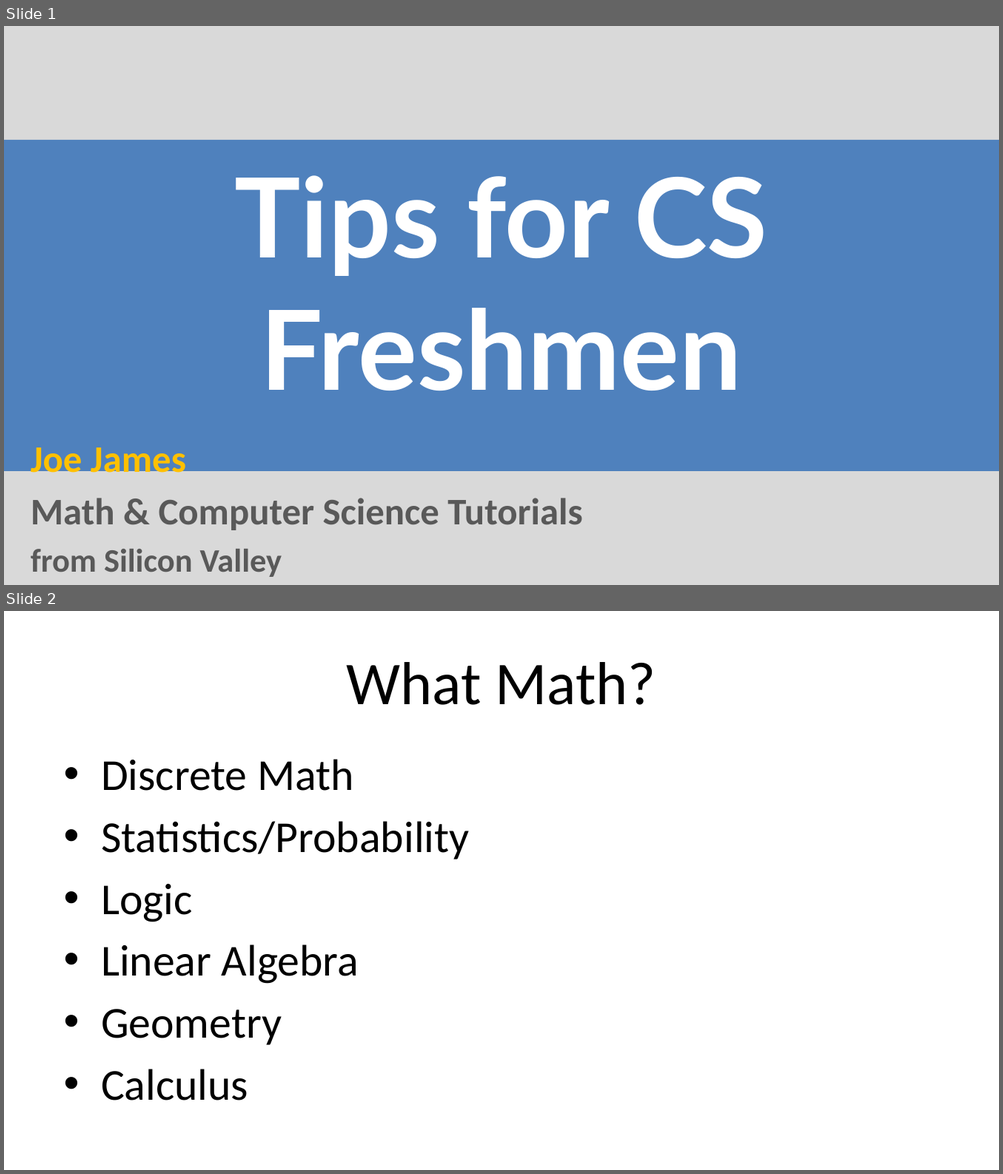
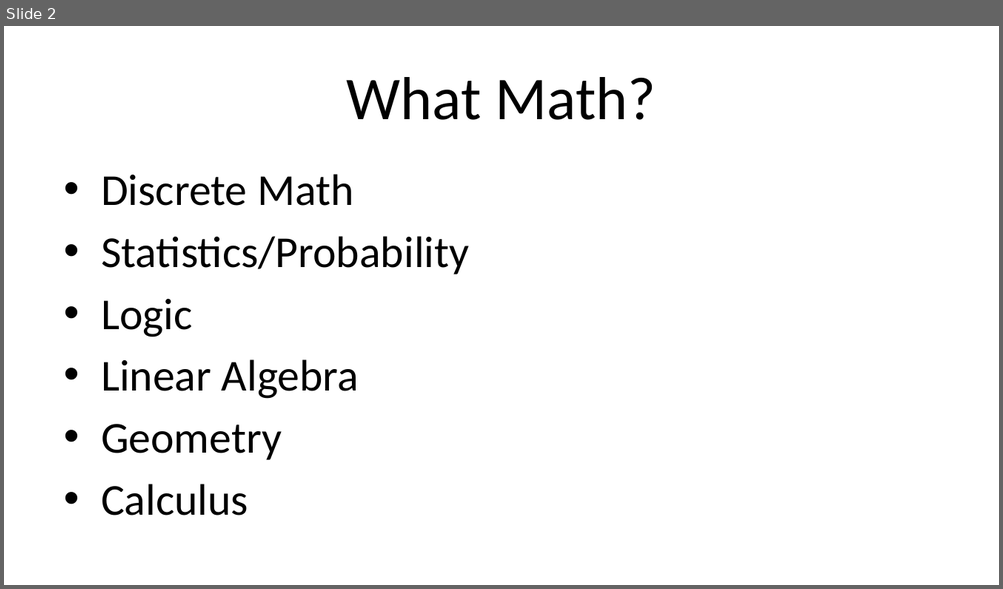
Before and after one commit to joeyajames/UsefulUtensils, a slide deck: Tips for CS Freshmen.pptx. Shown one above the other, each under a label of ours: slides 1 and 2 before the commit, slide 2 after it. The pictures are 1003x1174 and 1003x589 pixels, drawn with LibreOffice and Linux fonts; fonts in the diff are those of the drawing. Boxes give left, top, right and bottom in pixels: in the first picture for what was removed or moved away, otherwise in the second. Text is boxed around its words. In the diff, an @@ line names an element or a change of style, - is before the commit and + after.

Commit message:
Added bunch of ppt files
Startup funding, Sin/Cos, Recursion, Net Neutrality, Java Primitives, Tips for CS Freshmen

```diff
--- a/Tips for CS Freshmen.pptx
+++ b/Tips for CS Freshmen.pptx
@@ slide 1 removed at [4, 26, 999, 585], background #D9D9D9 @@
@@ rectangle removed at [4, 141, 999, 471] @@
@@ title removed at [235, 175, 768, 391] @@
-Tips for CS
-Freshmen
@@ subtitle removed at [31, 448, 582, 577] @@
-Joe James
-Math & Computer Science Tutorials
-from Silicon Valley
```
Also in this commit, not shown: 2 slides changed, 1 slide added, 1 other slide removed, 1 other file.
